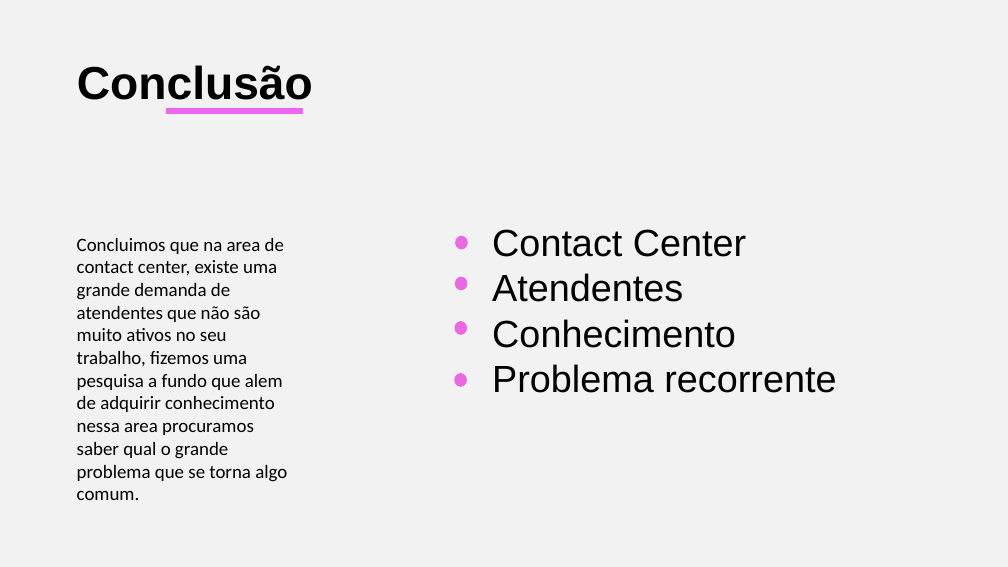
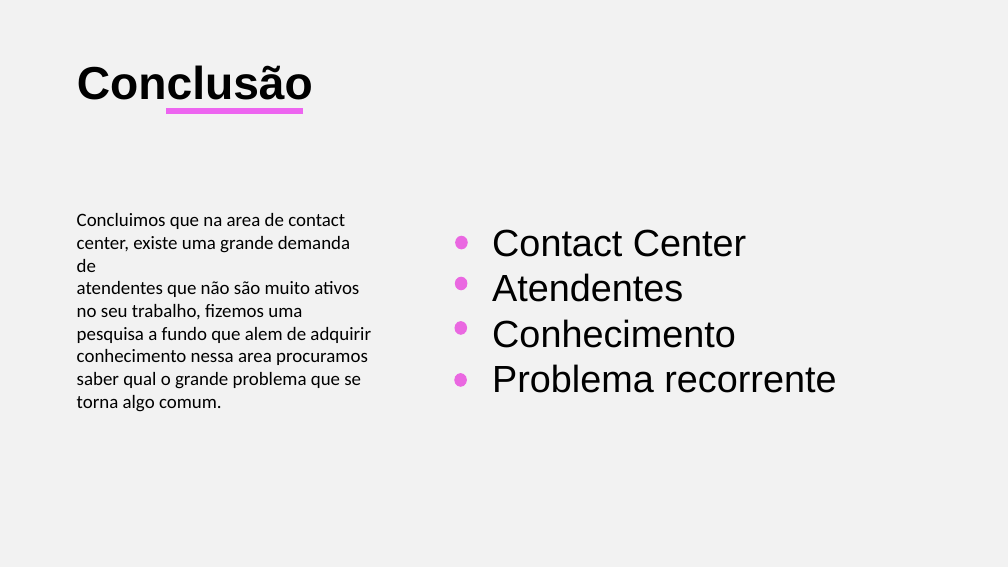
Before and after one commit to BandTec/2ADSA-2021-1-Grupo-01, a slide deck: slide 15 of Apresentação - Prepta.pptx. Drawn at 1008x567 pixels with LibreOffice and Linux fonts; fonts in the diff are those of the drawing. Boxes give left, top, right and bottom in pixels: in the first picture for what was removed or moved away, otherwise in the second. Text is boxed around its words. In the diff, an @@ line names an element or a change of style, - is before the commit and + after.

```diff
--- a/Apresentação - Prepta.pptx
+++ b/Apresentação - Prepta.pptx
@@ text "Concluimos que na area de ..." rewrapped from [77,238,287,500] to [77,213,371,412] @@
```
Also in this commit, not shown: 1 other slide changed.
